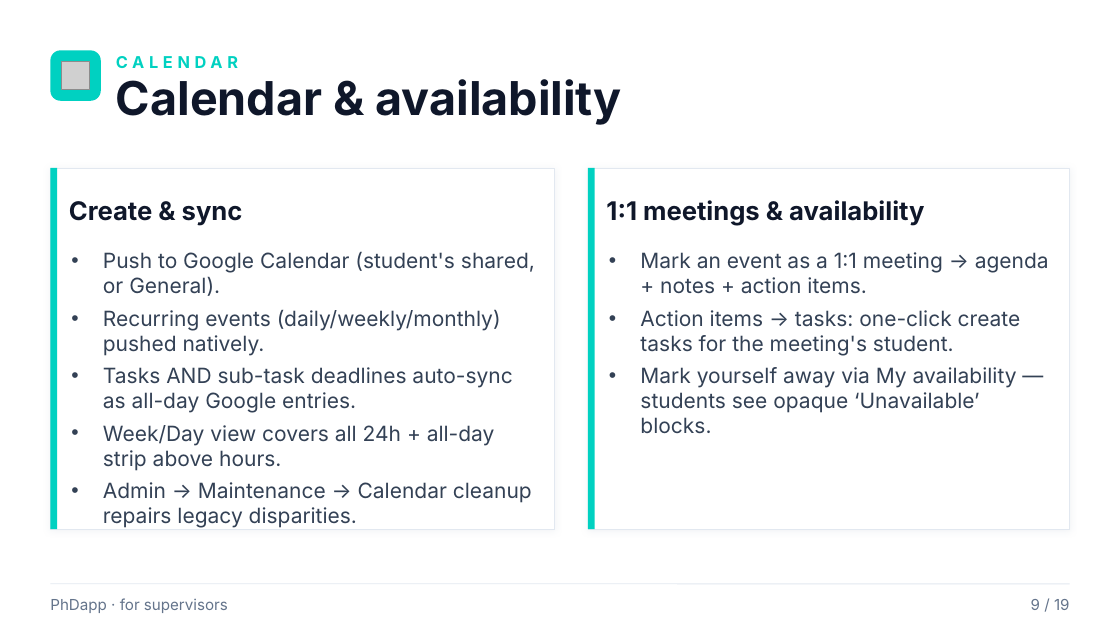
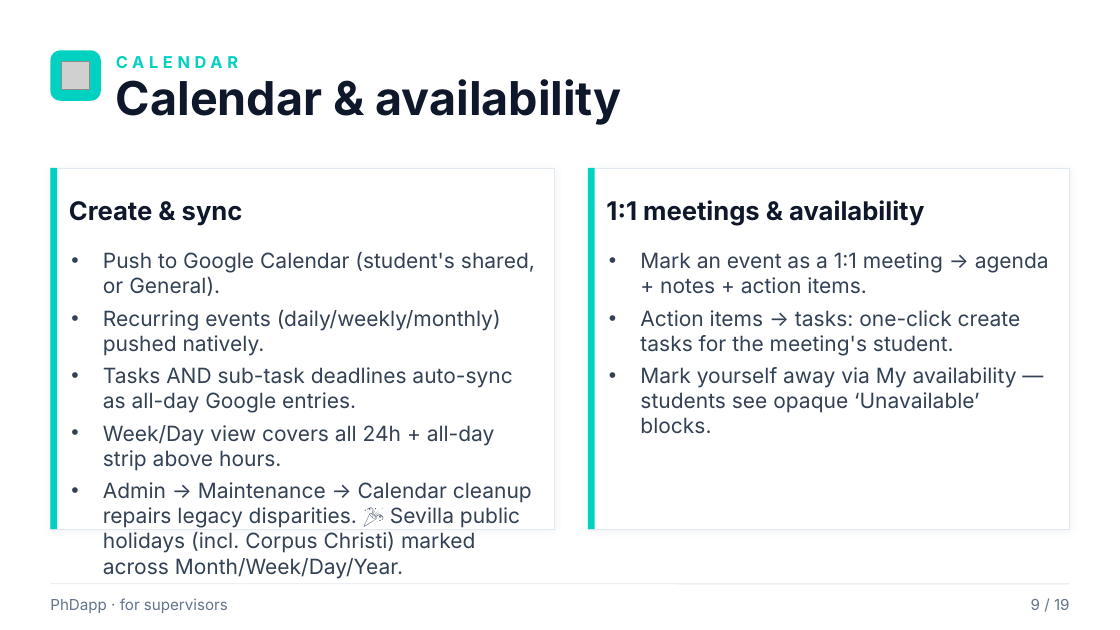
Before and after one commit to rafacastrocsic/phdapp, a slide deck: slide 9 of docs/PhDapp_Supervisor_Overview.pptx. Drawn at 1120x630 pixels with LibreOffice and Linux fonts; fonts in the diff are those of the drawing; grey boxes stand for pictures. Boxes give left, top, right and bottom in pixels: in the first picture for what was removed or moved away, otherwise in the second. Text is boxed around its words. In the diff, an @@ line names an element or a change of style, - is before the commit and + after.

```diff
--- a/docs/PhDapp_Supervisor_Overview.pptx
+++ b/docs/PhDapp_Supervisor_Overview.pptx
@@ text at (103, 482, 532, 579): text changed @@
-• Admin → Maintenance → Calendar cleanup repairs legacy disparities.
+• Admin → Maintenance → Calendar cleanup repairs legacy disparities. 🎉 Sevilla public holidays (incl. Corpus Christi) marked across Month/Week/Day/Year.
```
Also in this commit, not shown: 1 other slide changed, 3 other files.
